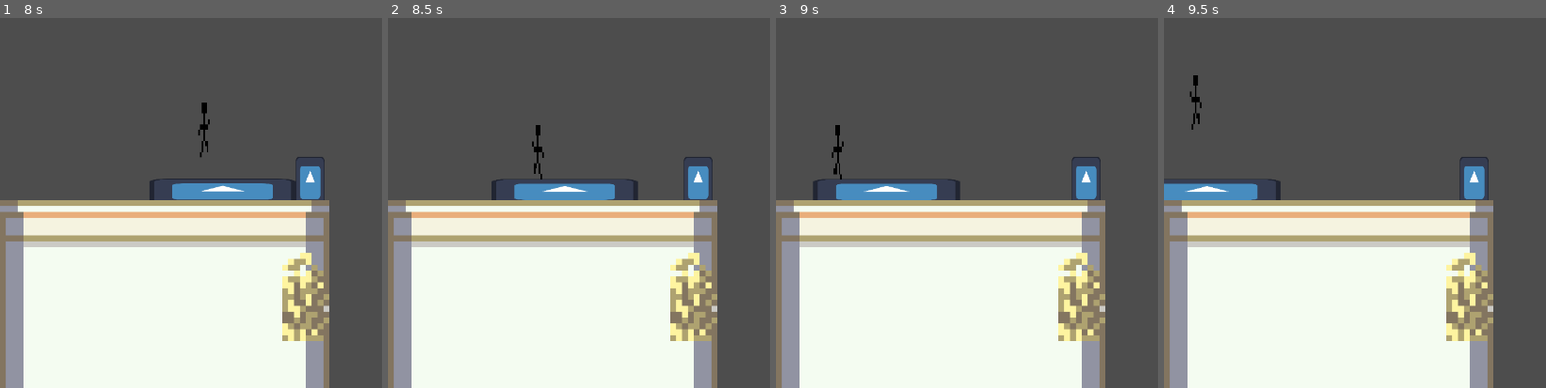
Above: before the commit, frames 1-4 (left to right).
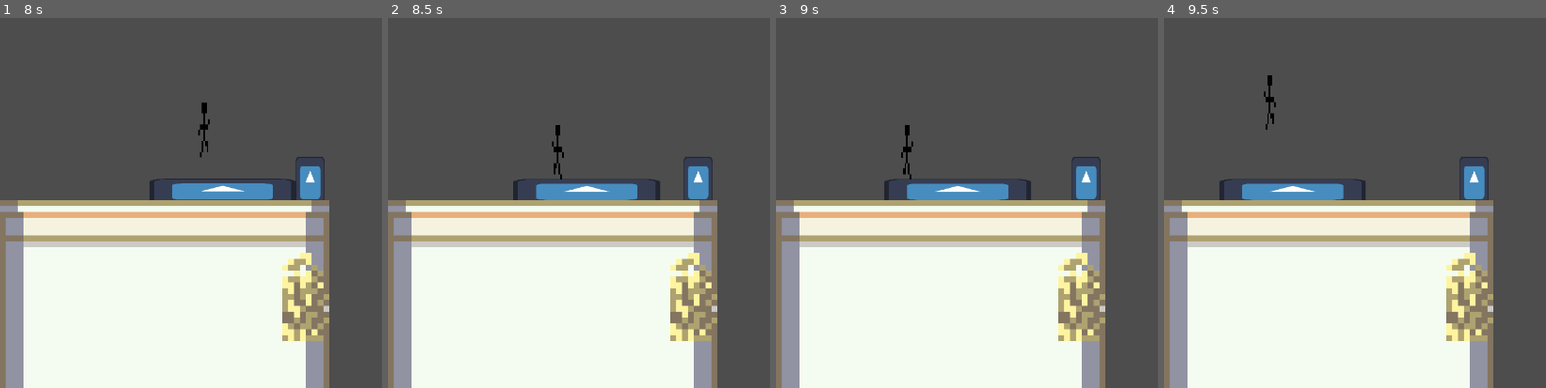
Above: after the commit, the same moments.

Repository: sammo4gun/jamsterdam
Game: Godot game, scene res://Scenes/world.tscn
Same seed, same stepped clock (60 frames per second), same inputs: the game is played once before the commit and once after it. This scene is started directly instead of the project's main scene. The engine's default icon, where the game draws it, is replaced by a stand-in: a white triangle on a blue panel in a dark square.
Inputs (mouse positions are in pixels of both pictures, inside the frame that each line leads up to):
- Up to frame 1 (8 s): tap Enter at 0.5, 5.75 s; move the mouse to (309, 173) at 0.52 s; hold Right (right) 0.53-2.03 s; click (309, 173) at 0.67 s; tap Space (jump) at 0.77, 1.52, 3.02, 3.77, 4.52, 5, 6.02, 6.77, 7.52 s; move the mouse to (114, 191) at 1.27 s; click (114, 191) at 1.42 s; move the mouse to (148, 114) at 2.02 s; hold A (left) 2.03-4.28 s; move the mouse to (outside the picture) at 2.77 s; click (outside the picture) at 2.92 s; move the mouse to (263, 69) at 3.52 s; move the mouse to (outside the picture) at 4.27 s; hold Right (right) from 4.28 s (still down); move the mouse to (225, 199) at 5.02 s; click (225, 199) at 5.17 s; move the mouse to (outside the picture) at 5.77 s; move the mouse to (339, 262) at 6.52 s; move the mouse to (outside the picture) at 7.27 s; click (outside the picture) at 7.42 s
- Up to frame 2 (8.5 s): move the mouse to (536, 114) at 8.02 s; release Right (right) at 8.03 s; hold A (left) from 8.03 s (still down)
- Up to frame 3 (9 s): keep holding A (left); move the mouse to (outside the picture) at 8.77 s
- Up to frame 4 (9.5 s): keep holding A (left); tap Space (jump) at 9.02 s

Frame 1 is identical in both runs. In frame 2, 1.2% of the frame differs, in the area x 27-72%, y 28-50%; in frame 3, 2.2%; in frame 4, 2.4%, in the area x 0-53%, y 15-50%.

Commit message:
guy and platform movement fixes

Diff:
--- a/Scenes/guy.tscn
+++ b/Scenes/guy.tscn
@@ -66,6 +66,9 @@
 [sub_resource type="RectangleShape2D" id="RectangleShape2D_y8ag8"]
 size = Vector2(59, 84.8438)
 
+[sub_resource type="RectangleShape2D" id="RectangleShape2D_y2mbu"]
+size = Vector2(6.92721, 2.05647)
+
 [node name="Guy" type="CharacterBody2D" groups=["Guy"]]
 script = ExtResource("1_tj2cq")
 
@@ -103,6 +106,14 @@
 stream = ExtResource("4_y2mbu")
 volume_db = -5.0
 
+[node name="Feet" type="Area2D" parent="." groups=["Guy"]]
+
+[node name="CollisionShape2D" type="CollisionShape2D" parent="Feet"]
+position = Vector2(-7.7486e-07, 51.7449)
+rotation = 3.14159
+scale = Vector2(5.48561, -1.22068)
+shape = SubResource("RectangleShape2D_y2mbu")
+
 [connection signal="body_entered" from="RightSideCollision" to="." method="_on_right_side_collision_body_entered"]
 [connection signal="body_entered" from="LeftSideCollision" to="." method="_on_left_side_collision_body_entered"]
 [connection signal="timeout" from="Timer" to="." method="_on_timer_timeout"]
--- a/Scenes/moveable.tscn
+++ b/Scenes/moveable.tscn
@@ -10,6 +10,9 @@
 
 [sub_resource type="ShaderMaterial" id="ShaderMaterial_4mhc5"]
 shader = ExtResource("2_byerq")
+
+[sub_resource type="RectangleShape2D" id="RectangleShape2D_byerq"]
+size = Vector2(650, 214)
 
 [node name="Moveable" type="CharacterBody2D" groups=["Walls"]]
 collision_layer = 5
@@ -34,4 +37,10 @@
 scale = Vector2(4.86719, 1.39062)
 texture = ExtResource("1_ikdxc")
 
+[node name="GuyFinder" type="Area2D" parent="."]
+
+[node name="CollisionShape2D" type="CollisionShape2D" parent="GuyFinder"]
+position = Vector2(0, -3)
+shape = SubResource("RectangleShape2D_byerq")
+
 [connection signal="input_event" from="." to="." method="_on_input_event"]
--- a/Scripts/moveable.gd
+++ b/Scripts/moveable.gd
@@ -3,6 +3,7 @@
 @onready var world = get_parent()
 @onready var shape = $"Shape"
 @onready var guy = null
+@onready var guyfinder = $"GuyFinder"
 
 @export var speed = 2000
 @export var baseweight = 8
@@ -22,20 +23,18 @@
 		target_velocity = target_velocity / 4
 	velocity = velocity.move_toward(target_velocity, 1000 * delta)
 	if connected_guy and velocity.y < 0:
-			guy.velocity.y = velocity.y/2
+		guy.get_parent().velocity.y = velocity.y
 
 
 func _physics_process(delta):
 	if possessed:
-		print(connected_guy)
-		if get_slide_collision_count() == 0:
+		if len(guyfinder.get_overlapping_areas()) == 0:
 			connected_guy = false
 			guy = null
-		for i in get_slide_collision_count():
-			var collision = get_slide_collision(i).get_collider()
-			if collision.is_in_group('Guy'):
+		for b in guyfinder.get_overlapping_areas():
+			if b.is_in_group("Guy"):
 				connected_guy = true
-				guy = collision
+				guy = b
 				break
 			connected_guy = false
 			guy = null
Not shown: 1 places in Scenes/guy.tscn that only renumber resources
Not shown: 1 places in Scenes/moveable.tscn that only renumber resources
